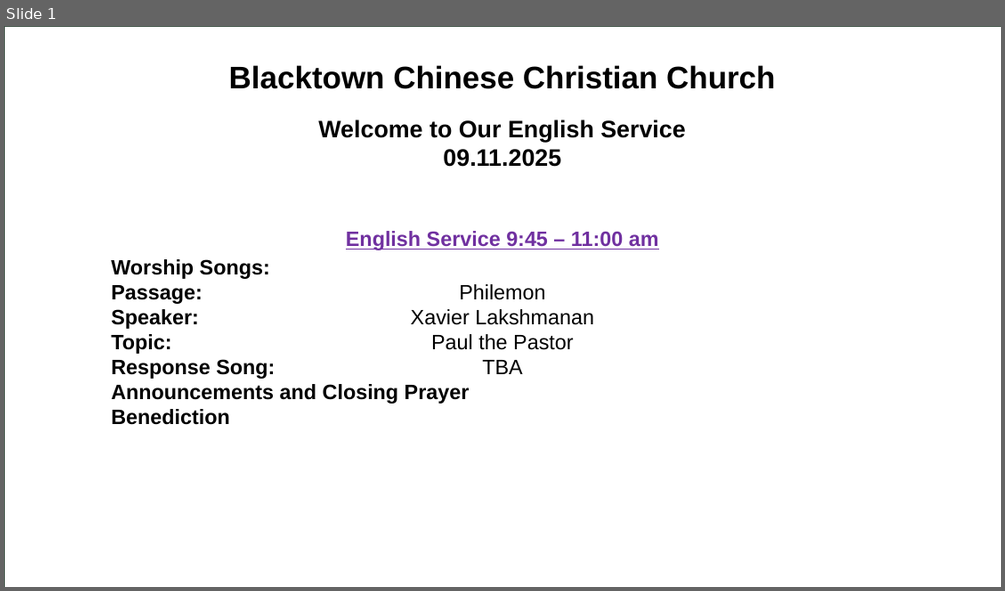
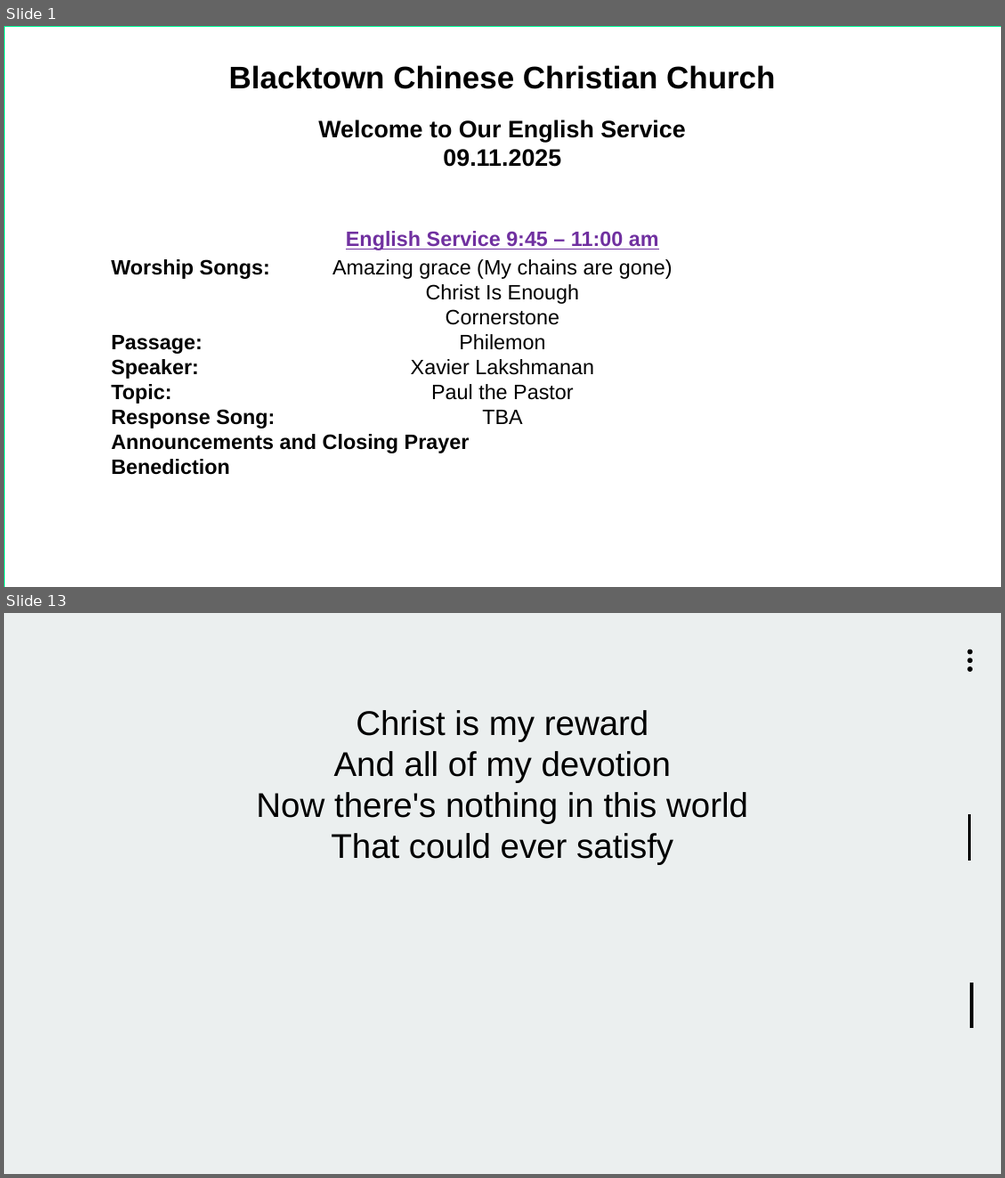
Before and after one commit to pangwuu/smallPowerpointMaker, a slide deck: Complete slides/2025_11_09.pptx. Shown one above the other, each under a label of ours: slide 1 before the commit, slides 1 and 13 after it; the slides between them are not shown. The pictures are 1005x591 and 1005x1178 pixels, drawn with LibreOffice and Linux fonts; fonts in the diff are those of the drawing; background and template pictures are left out. Boxes give left, top, right and bottom in pixels: in the first picture for what was removed or moved away, otherwise in the second. Text is boxed around its words. In the diff, an @@ line names an element or a change of style, - is before the commit and + after.

```diff
--- a/Complete slides/2025_11_09.pptx
+++ b/Complete slides/2025_11_09.pptx
@@ slide 13 added at [4, 613, 1001, 1174], background #EBEFEF @@
@@ ellipse added at [967, 649, 972, 654], fill #000000 @@
@@ ellipse added at [967, 657, 972, 663], fill #000000 @@
@@ ellipse added at [967, 666, 972, 672], fill #000000 @@
@@ text added at [256, 710, 748, 865], 33 pt, text #000000 @@
+Christ is my reward
+And all of my devotion
+Now there's nothing in this world
+That could ever satisfy
@@ line added from (970, 814) to (970, 860), #000000 3.25 pt @@
@@ line added from (971, 982) to (971, 1028), #000000 3.25 pt @@
@@ slide 1 changed as well @@
@@ background #081B19 to #EBEFEF @@
@@ rectangle at [4, 26, 1001, 587]: outline #415347 0.5 pt to #00FC98 0.5 pt @@
@@ text "Worship Songs: Passage: Speaker: Topic: ..." rewrapped from [111, 259, 469, 425] to [111, 259, 469, 475] @@
@@ text at [332, 259, 672, 424]: text changed @@
-Philemon
-Xavier Lakshmanan
-Paul the Pastor
-TBA
+Amazing grace (My chains are gone)
+Christ Is Enough
+Cornerstone
+Philemon
+Xavier Lakshmanan
+Paul the Pastor
+TBA
```
Also in this commit, not shown: 20 other slides changed, 33 other slides added.
